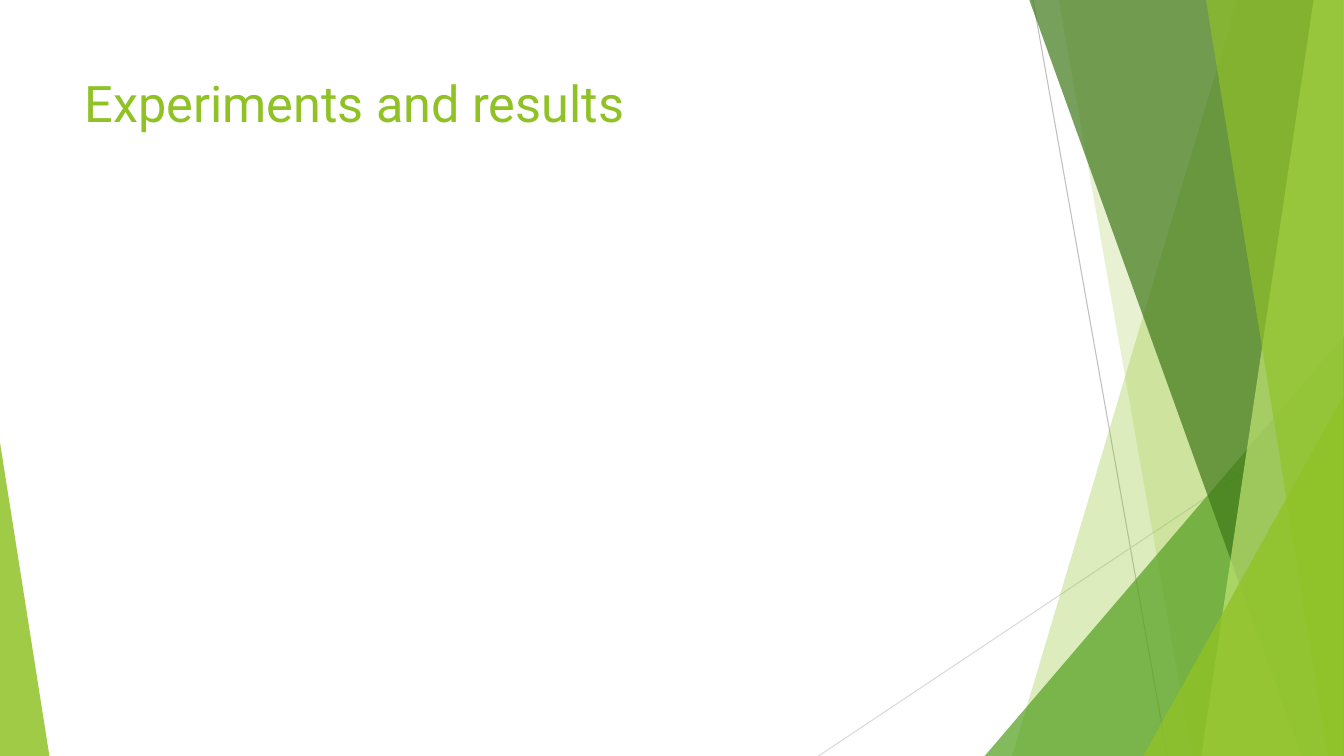
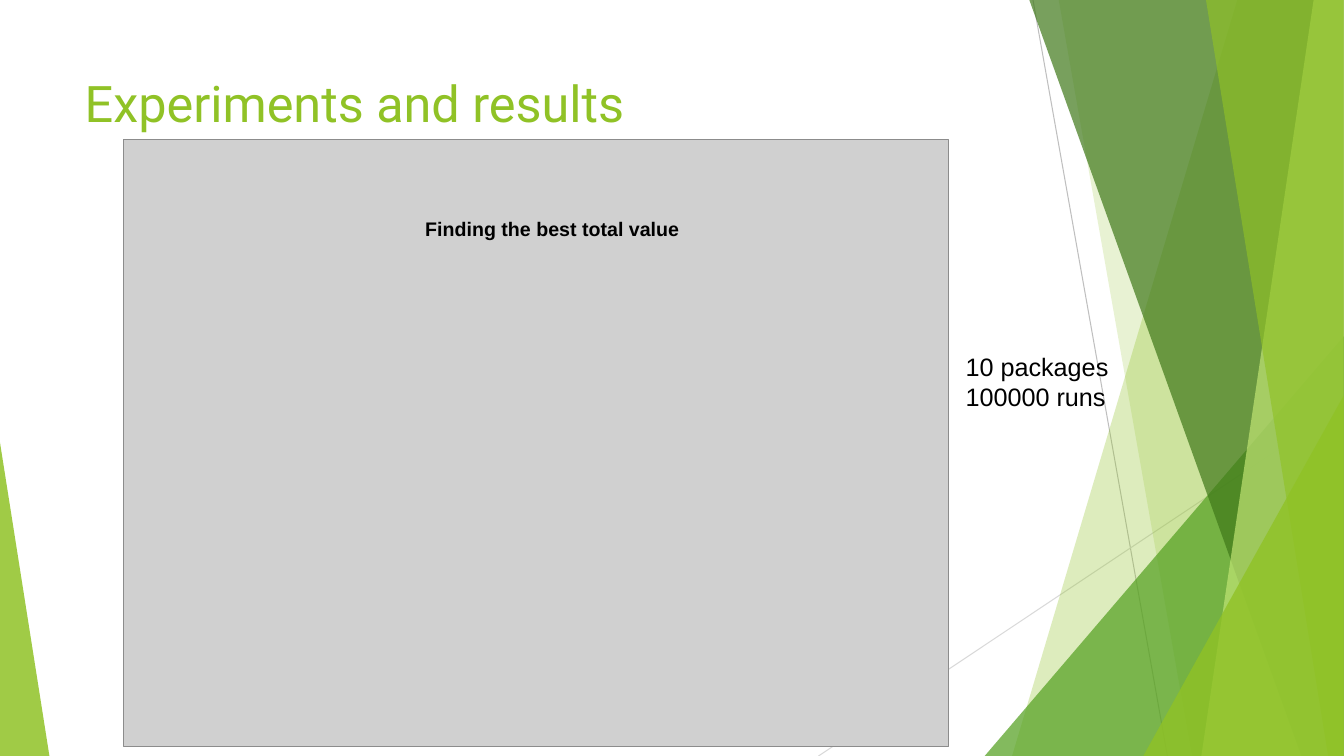
Before and after one commit to swengeler/PP3, a slide deck: slide 6 of Report, presentation and related stuff/Knapsack_problem.pptx. Drawn at 1344x756 pixels with LibreOffice and Linux fonts; fonts in the diff are those of the drawing; grey boxes stand for pictures. Boxes give left, top, right and bottom in pixels: in the first picture for what was removed or moved away, otherwise in the second. Text is boxed around its words. In the diff, an @@ line names an element or a change of style, - is before the commit and + after.

Commit message:
Added the experiments and results of the greedy algorithm for the presentation

```diff
--- a/Report, presentation and related stuff/Knapsack_problem.pptx
+++ b/Report, presentation and related stuff/Knapsack_problem.pptx
@@ picture added at [124,140,949,747] @@
@@ text added at [425,221,679,240], 14 pt, text #000000, bold @@
+Finding the best total value
@@ text added at [966,356,1109,411], 18 pt, text #000000 @@
+10 packages
+100000 runs
```
Also in this commit, not shown: 6 other slides changed, 4 slides added, 2 slides removed.
